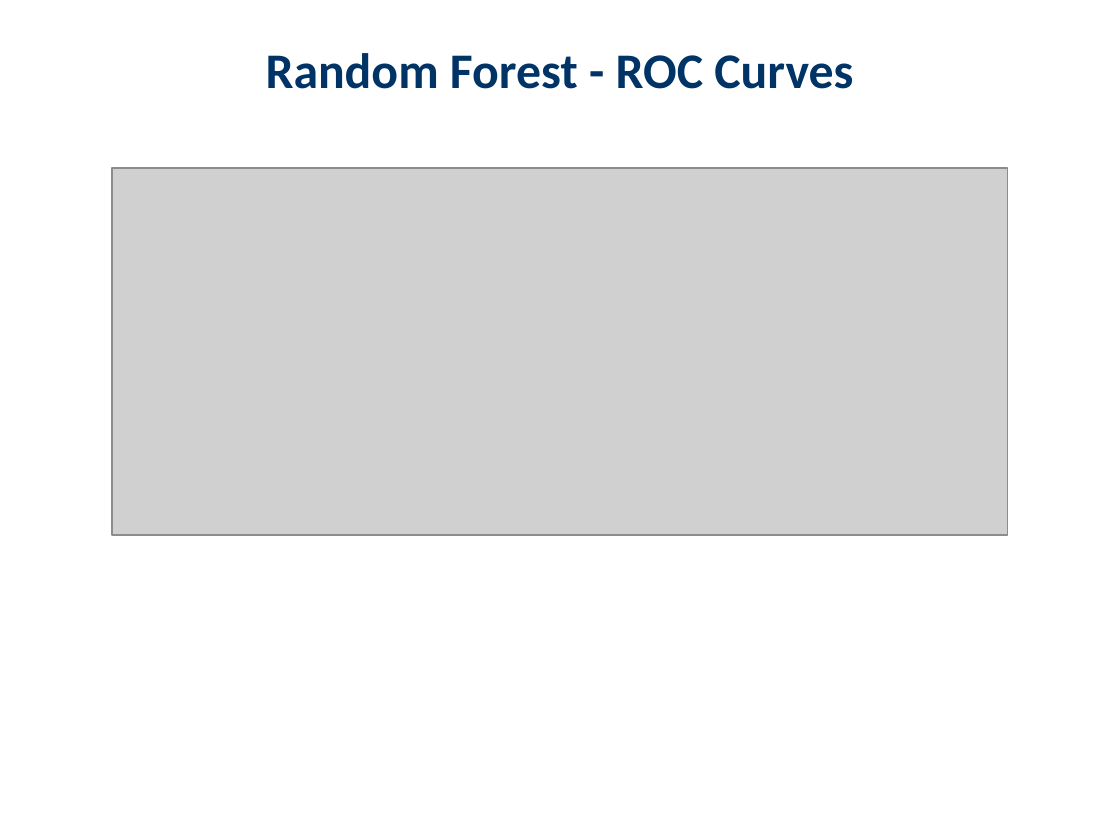
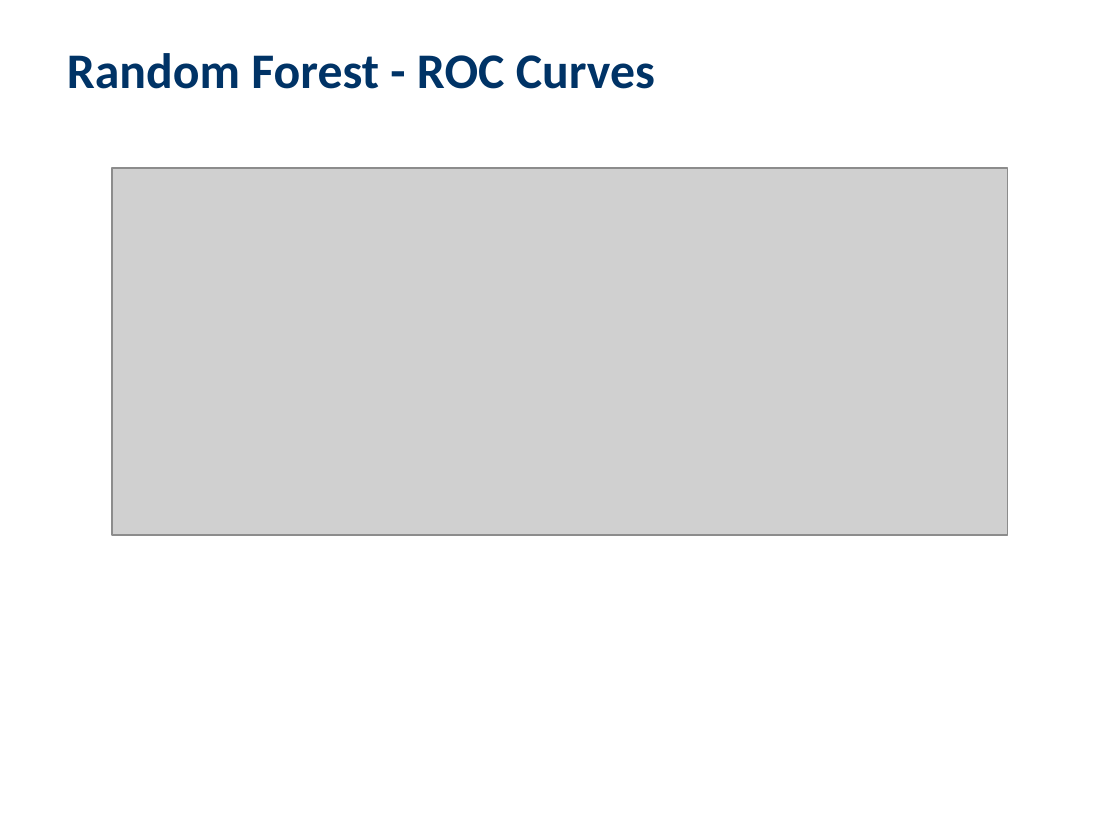
Before and after one commit to pablogrs/nifty_data, a slide deck: slide 20 of basic-navigation/Market_Analysis_Presentation.pptx. Drawn at 1120x840 pixels with LibreOffice and Linux fonts; fonts in the diff are those of the drawing; grey boxes stand for pictures. Boxes give left, top, right and bottom in pixels: in the first picture for what was removed or moved away, otherwise in the second. Text is boxed around its words. In the diff, an @@ line names an element or a change of style, - is before the commit and + after.

```diff
--- a/basic-navigation/Market_Analysis_Presentation.pptx
+++ b/basic-navigation/Market_Analysis_Presentation.pptx
@@ text "Random Forest - ROC Curves": place and size @@
-text "Random Forest - ROC Curves" at [266,53,853,89]
+text "Random Forest - ROC Curves" at [67,53,655,89]
```
Also in this commit, not shown: 11 other slides changed, 1 slide added, 1 other file.
